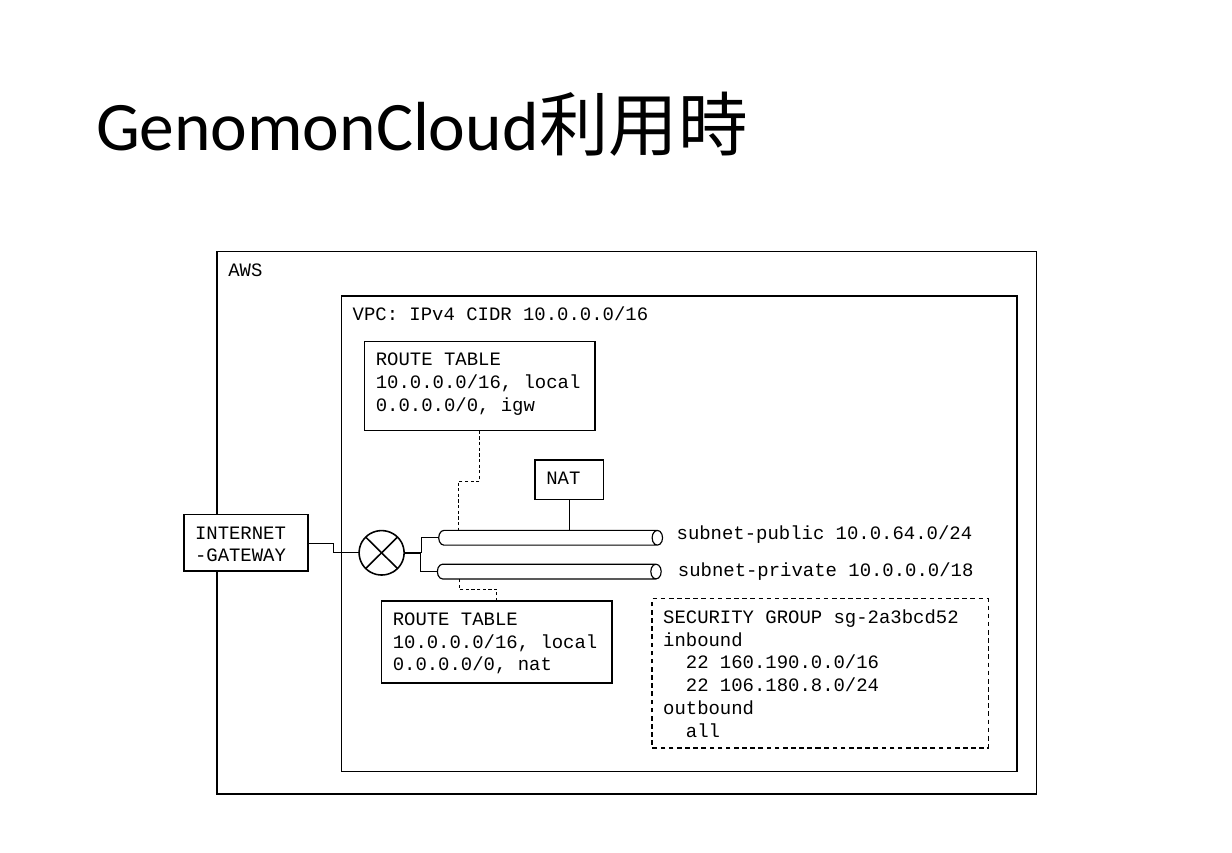
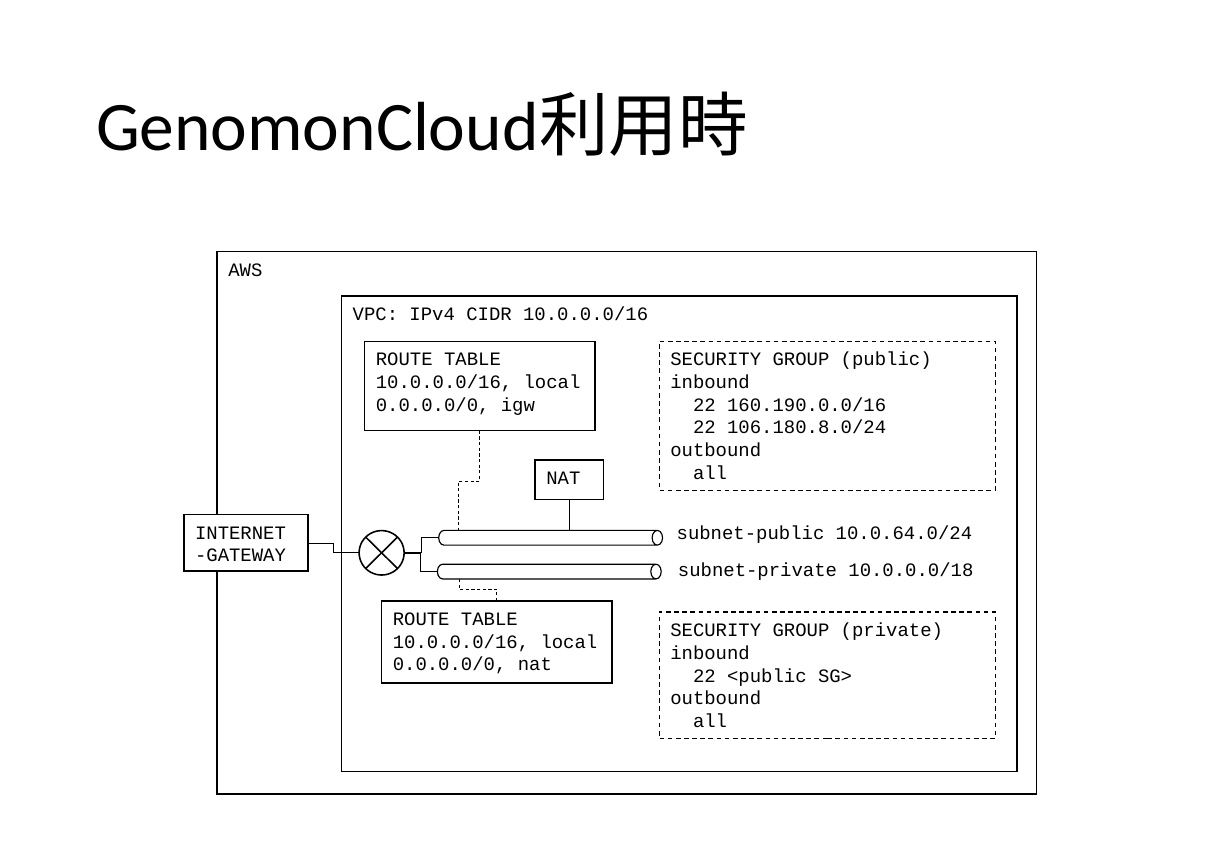
Before and after one commit to ncc-ccat-gap/aws_cloud_template, a slide deck: slide 1 of img/VPC構成.pptx. Drawn at 1232x853 pixels with LibreOffice and Linux fonts; fonts in the diff are those of the drawing. Boxes give left, top, right and bottom in pixels: in the first picture for what was removed or moved away, otherwise in the second. Text is boxed around its words. In the diff, an @@ line names an element or a change of style, - is before the commit and + after.

```diff
--- a/img/VPC構成.pptx
+++ b/img/VPC構成.pptx
@@ rectangle added at [660,341,997,490], outline #000000 0.75 pt dashed, 12 pt, text #000000 @@
+SECURITY GROUP (public)
+inbound
+22 160.190.0.0/16
+22 106.180.8.0/24
+outbound
+all
@@ rectangle "SECURITY GROUP (private)": place and size @@
-rectangle "SECURITY GROUP (private)" at [652,600,989,749]
+rectangle "SECURITY GROUP (private)" at [660,612,997,738]
@@ text in rectangle at [670,623,943,640]: text changed @@
-SECURITY GROUP sg-2a3bcd52
+SECURITY GROUP (private)
@@ text in rectangle at [693,668,852,686]: text changed @@
-22 160.190.0.0/16
-22 106.180.8.0/24
+22 <public SG>
```
Also in this commit, not shown: 1 slide added, 4 other files.
